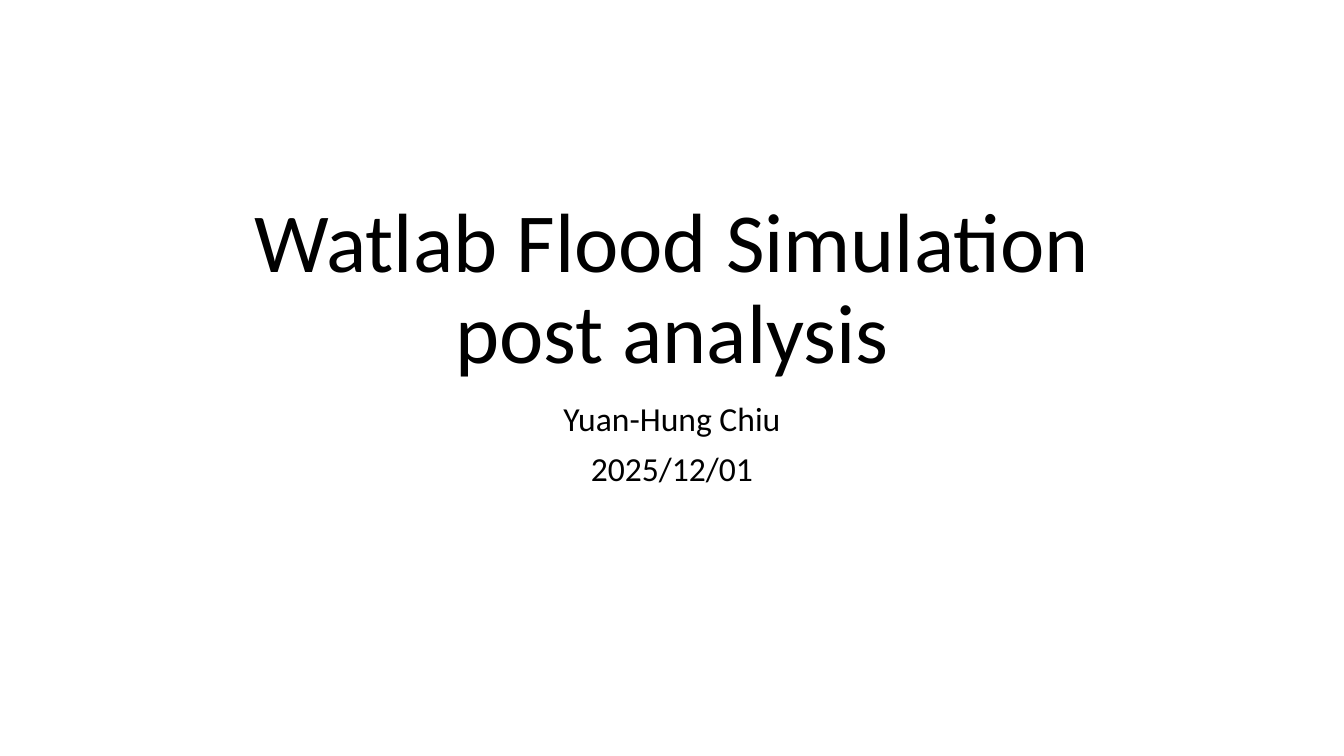
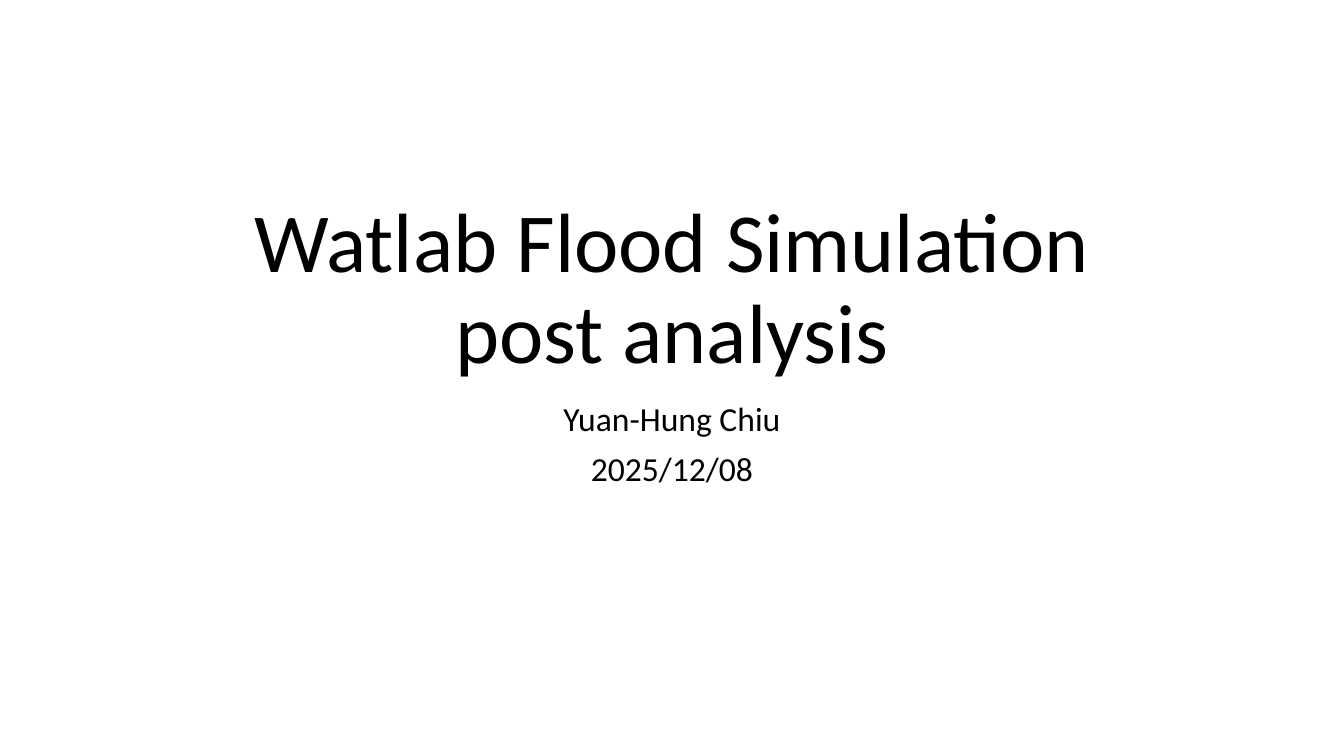
Before and after one commit to damiel-hub/open_channel_watlab_demo, a slide deck: slide 1 of class_slides/Watlab post analysis.pptx. Drawn at 1344x756 pixels with LibreOffice and Linux fonts; fonts in the diff are those of the drawing. Boxes give left, top, right and bottom in pixels: in the first picture for what was removed or moved away, otherwise in the second. Text is boxed around its words. In the diff, an @@ line names an element or a change of style, - is before the commit and + after.

```diff
--- a/class_slides/Watlab post analysis.pptx
+++ b/class_slides/Watlab post analysis.pptx
@@ subtitle at [591, 457, 753, 483]: text changed @@
-2025/12/01
+2025/12/08
```
Also in this commit, not shown: 6 other slides changed, 11 slides added, 1 slide removed, 9 other files.
